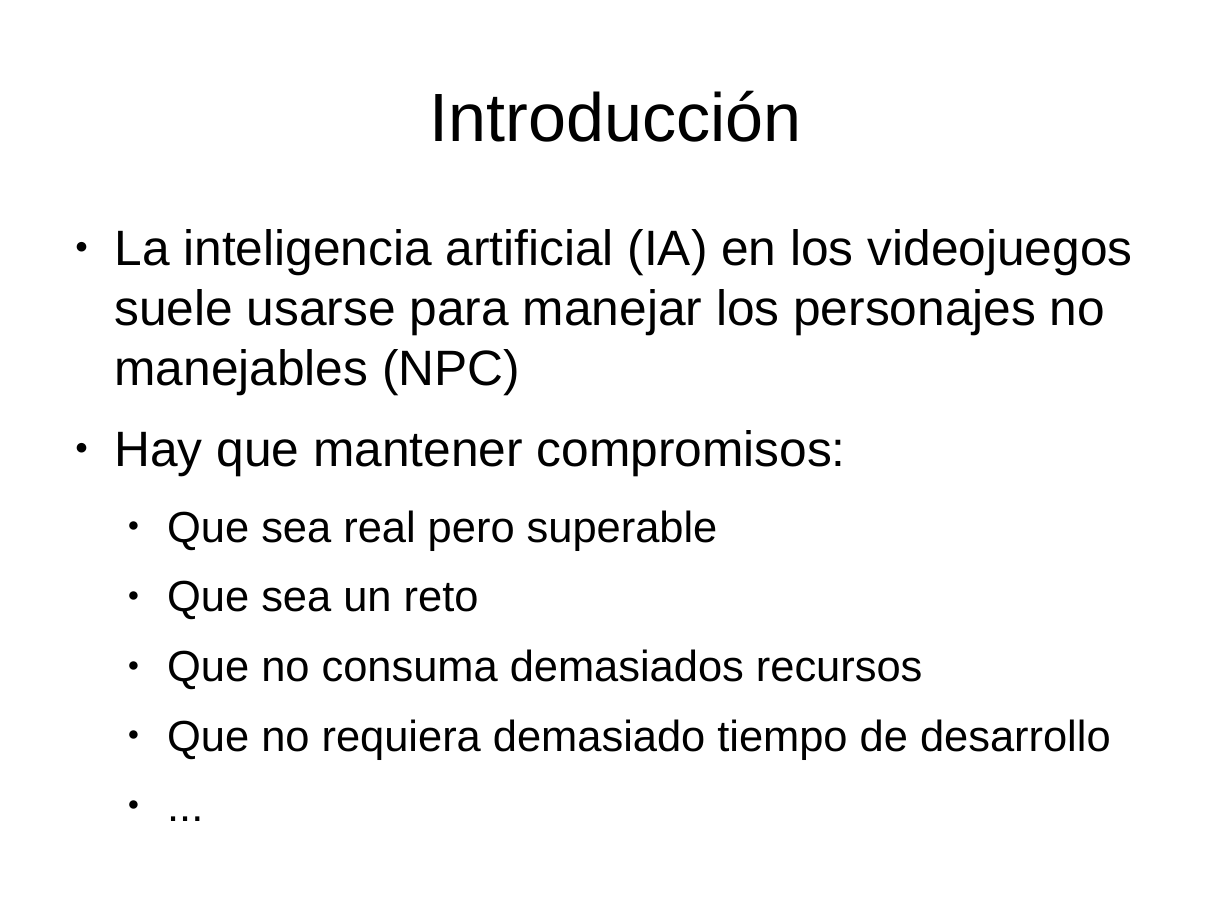
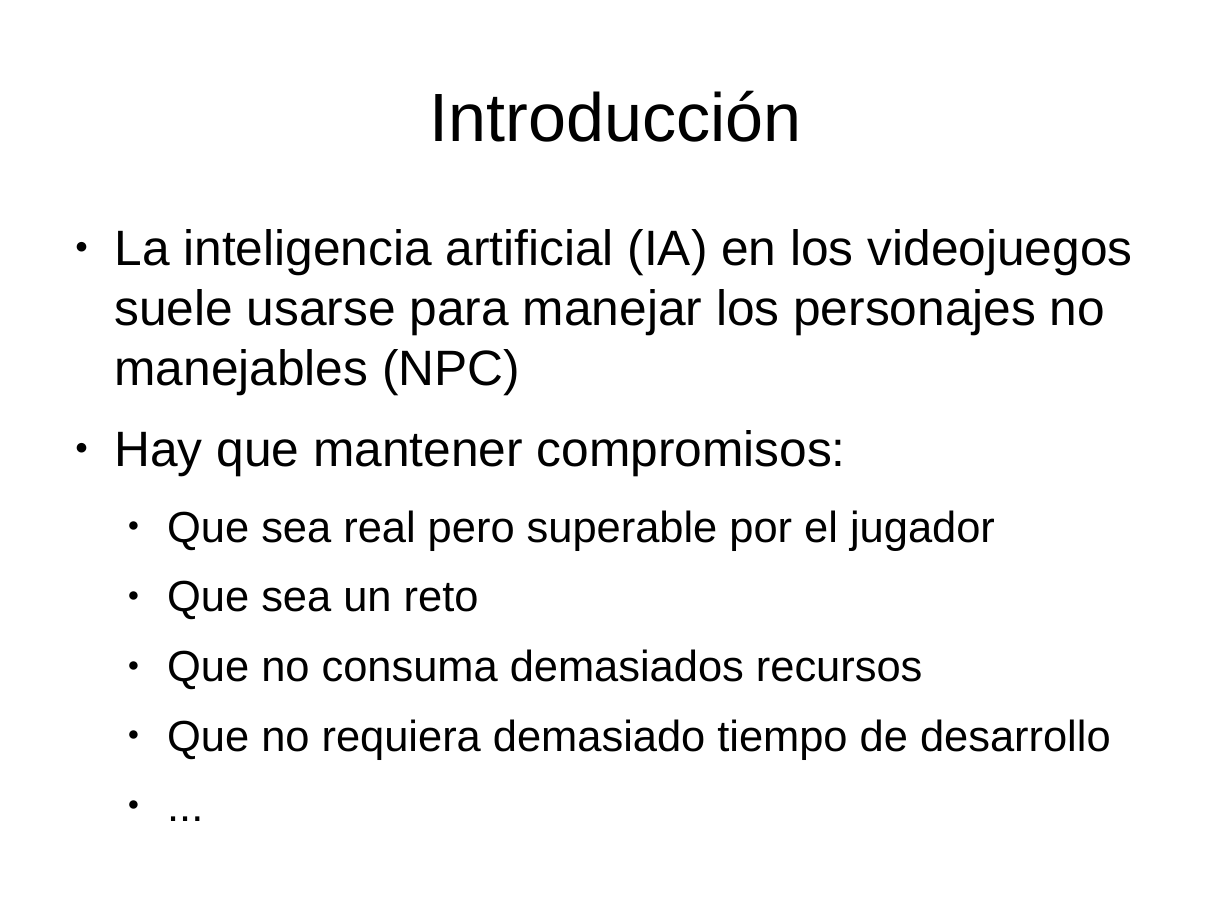
Before and after one commit to rompehielos013013013/gsiege, a slide deck: slide 3 of presentacion/expertoUCLM2014/SSEE-IA.odp. Drawn at 1232x924 pixels with LibreOffice and Linux fonts; fonts in the diff are those of the drawing. Boxes give left, top, right and bottom in pixels: in the first picture for what was removed or moved away, otherwise in the second. Text is boxed around its words. In the diff, an @@ line names an element or a change of style, - is before the commit and + after.

Commit message:
intro y SSEE

```diff
--- a/presentacion/expertoUCLM2014/SSEE-IA.odp
+++ b/presentacion/expertoUCLM2014/SSEE-IA.odp
@@ text at [167, 510, 995, 551]: text changed @@
-  ● Que sea real pero superable
+  ● Que sea real pero superable por el jugador
```
Also in this commit, not shown: 5 other slides changed, 11 slides added, 1 slide removed, 1 other file.
